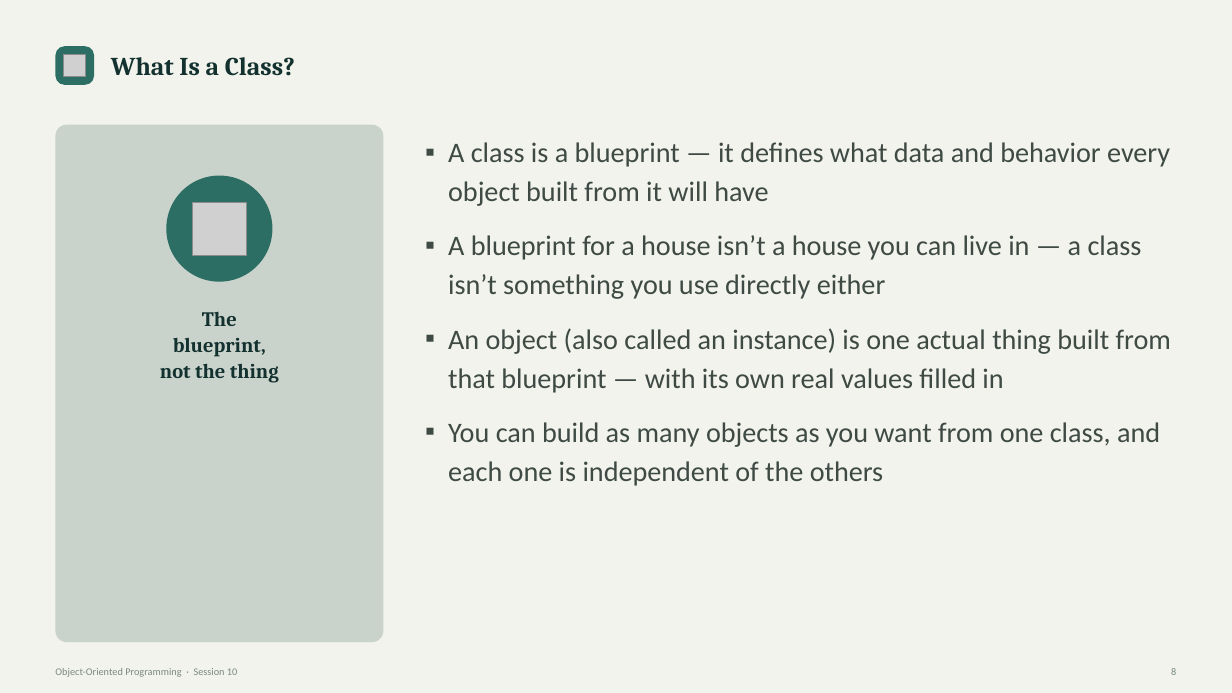
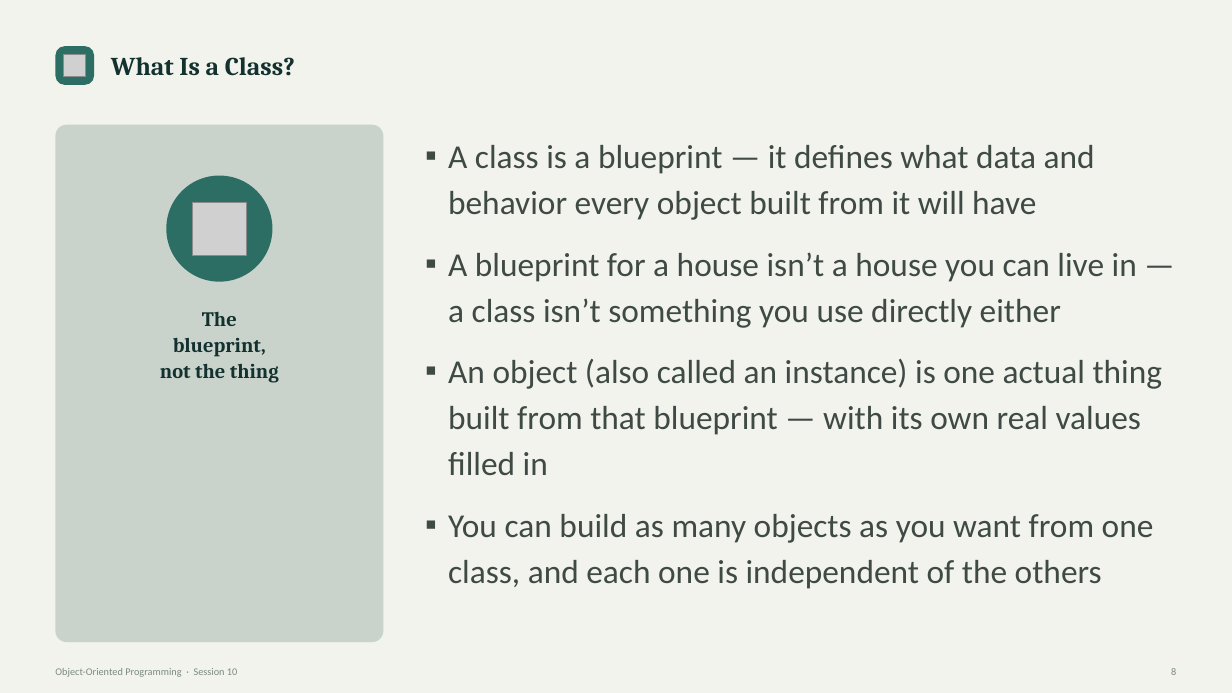
Before and after one commit to waseem-development/ai-ml-course, a slide deck: slide 8 of slides/1_python_slides/9_Object-Oriented Programming - Session 10.pptx. Drawn at 1232x693 pixels with LibreOffice and Linux fonts; fonts in the diff are those of the drawing; grey boxes stand for pictures. Boxes give left, top, right and bottom in pixels: in the first picture for what was removed or moved away, otherwise in the second. Text is boxed around its words. In the diff, an @@ line names an element or a change of style, - is before the commit and + after.

```diff
--- a/slides/1_python_slides/9_Object-Oriented Programming - Session 10.pptx
+++ b/slides/1_python_slides/9_Object-Oriented Programming - Session 10.pptx
@@ text "A class is a blueprint ..." at (448,145,1163,589): size 22 to 26 pt @@
```
Also in this commit, not shown: 2 other slides changed, 3 other files.
